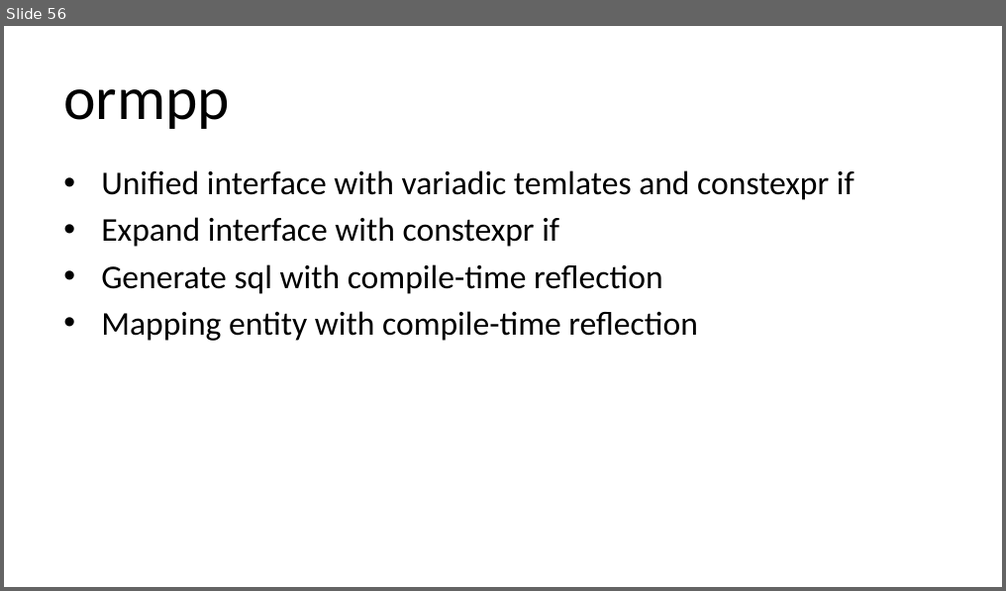
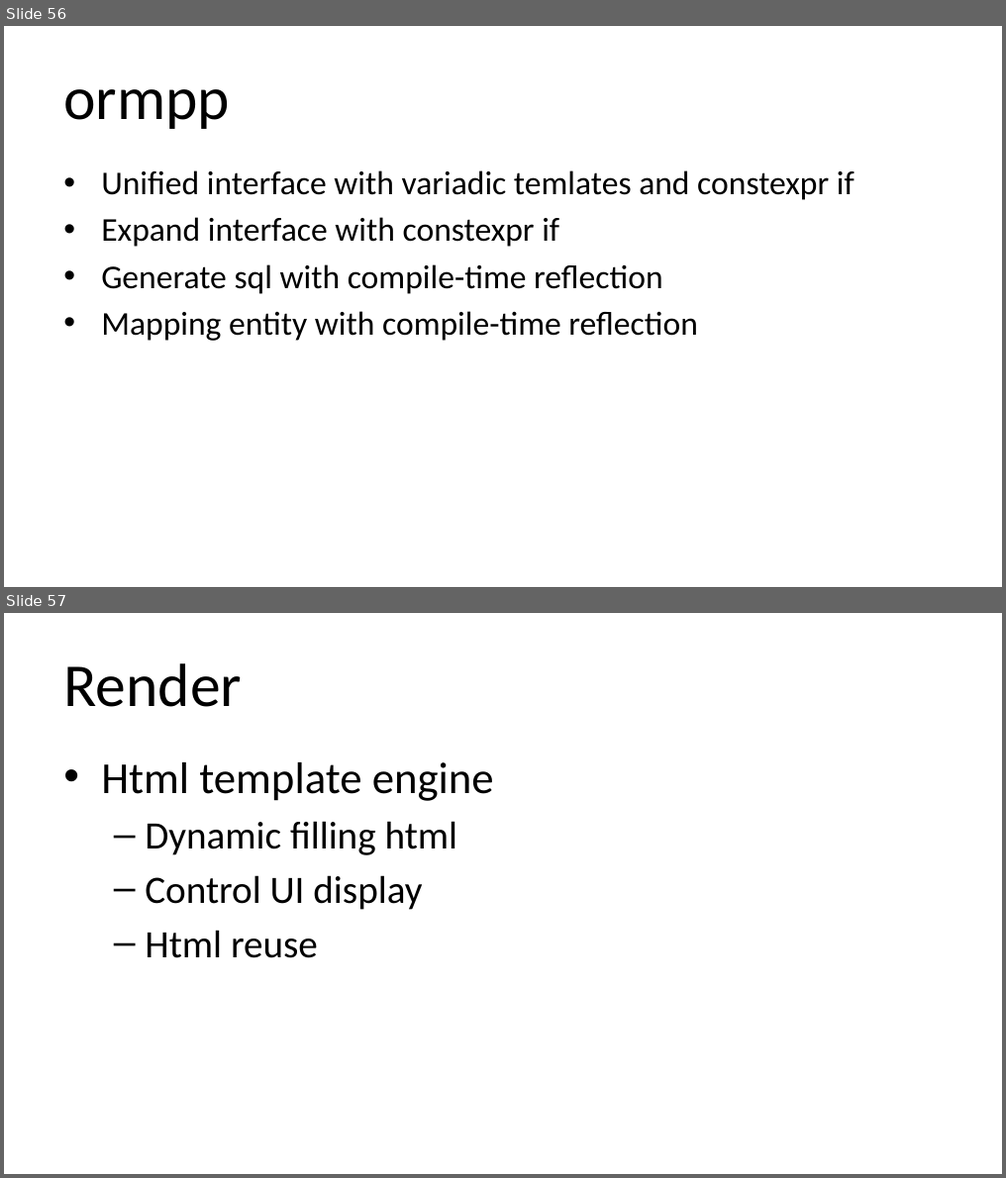
Before and after one commit to qicosmos/cppcon2018, a slide deck: cppcon2018.pptx. Shown one above the other, each under a label of ours: slide 56 before the commit, slides 56 and 57 after it. The pictures are 1006x591 and 1006x1178 pixels, drawn with LibreOffice and Linux fonts; fonts in the diff are those of the drawing. Boxes give left, top, right and bottom in pixels: in the first picture for what was removed or moved away, otherwise in the second. Text is boxed around its words. In the diff, an @@ line names an element or a change of style, - is before the commit and + after.

```diff
--- a/cppcon2018.pptx
+++ b/cppcon2018.pptx
@@ slide 57 added at <box>4,613,1002,1174</box>, background #FFFFFF @@
@@ title added at <box>63,663,242,707</box>, 44 pt, text #000000 @@
+Render
@@ text added at <box>101,762,494,959</box>, 28 pt, text #000000 @@
+• Html template engine
+  – Dynamic filling html
+  – Control UI display
+  – Html reuse
```
Also in this commit, not shown: 1 slide changed, 2 other slides added, 1 slide removed.
